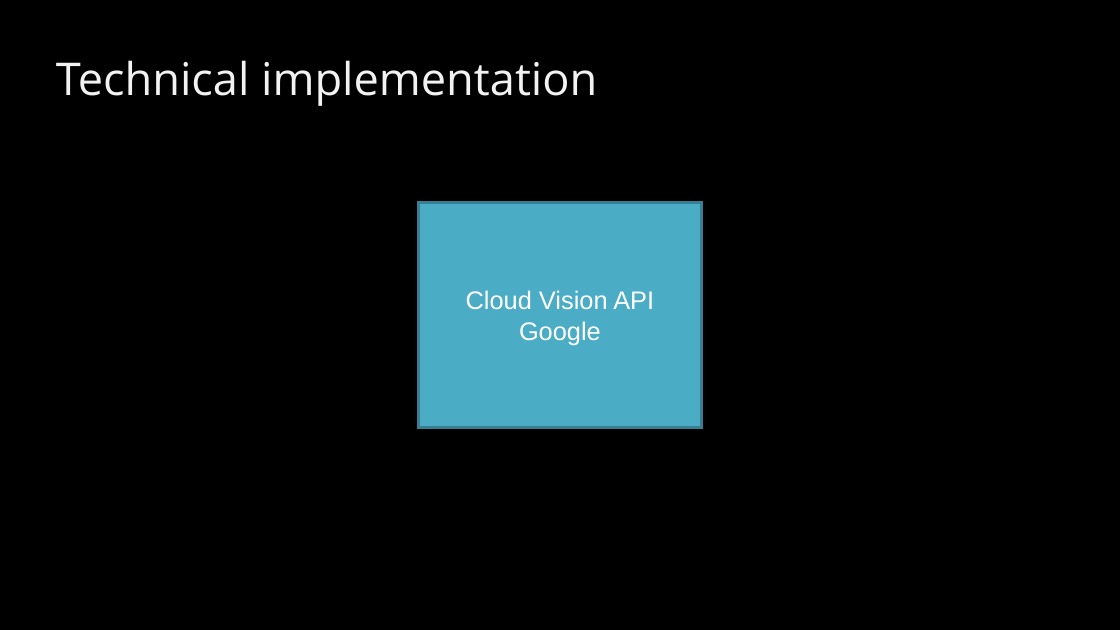
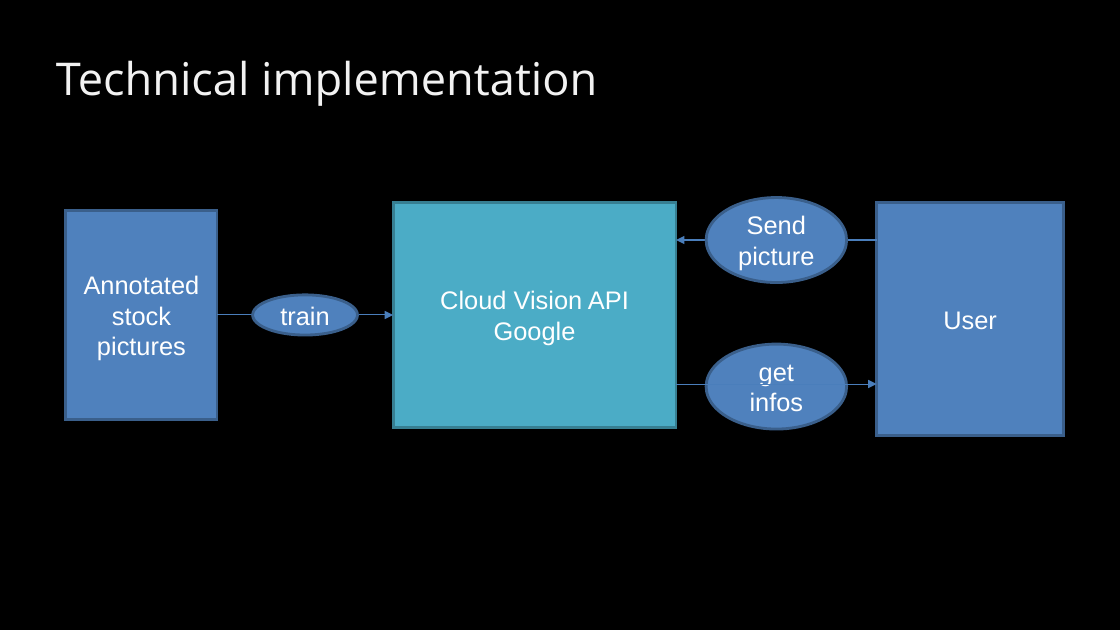
Before and after one commit to BaselHack/2021-team-5, a slide deck: slide 3 of presentation/presentation_v1.pptx. Drawn at 1120x630 pixels with LibreOffice and Linux fonts; fonts in the diff are those of the drawing. Boxes give left, top, right and bottom in pixels: in the first picture for what was removed or moved away, otherwise in the second. Text is boxed around its words. In the diff, an @@ line names an element or a change of style, - is before the commit and + after.

Commit message:
change presentation

```diff
--- a/presentation/presentation_v1.pptx
+++ b/presentation/presentation_v1.pptx
@@ rectangle "Cloud Vision API Google": place and size @@
-rectangle "Cloud Vision API Google" at (419,202,702,427)
+rectangle "Cloud Vision API Google" at (393,202,677,427)
@@ ellipse added at (706,197,847,283), fill #4F81BD, outline #3A5F8C 2 pt, 18 pt, text #FFFFFF @@
+Send picture
@@ rectangle added at (877,202,1064,436), fill #4F81BD, outline #3A5F8C 2 pt, 18 pt, text #FFFFFF @@
+User
@@ rectangle added at (66,210,217,420), fill #4F81BD, outline #3A5F8C 2 pt, 18 pt, text #FFFFFF @@
+Annotated stock pictures
@@ arrow added from (877, 240) to (676, 240), #4B7EBC 0.75 pt @@
@@ ellipse added at (253,295,358,335), fill #4F81BD, outline #3A5F8C 2 pt, 18 pt, text #FFFFFF @@
+train
@@ arrow added from (217, 315) to (393, 315), #4B7EBC 0.75 pt @@
@@ ellipse added at (706,345,847,430), fill #4F81BD, outline #3A5F8C 2 pt, 18 pt, text #FFFFFF @@
+get infos
@@ arrow added from (676, 384) to (877, 384), #4B7EBC 0.75 pt @@
```
